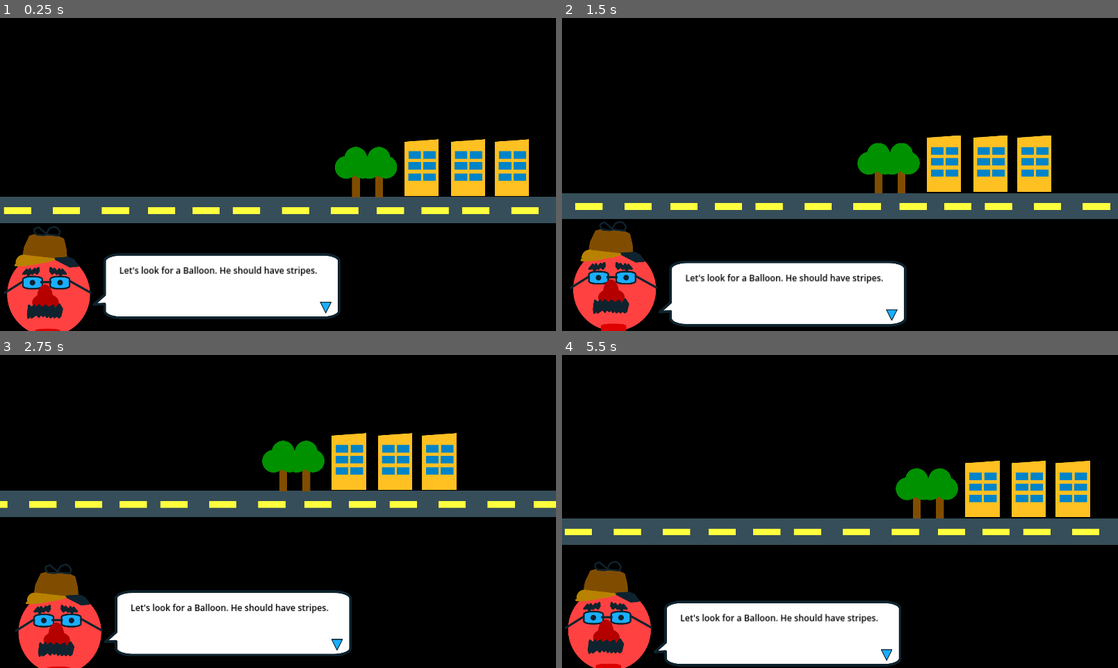
Above: before the commit, frames 1-4 (two rows, left to right).
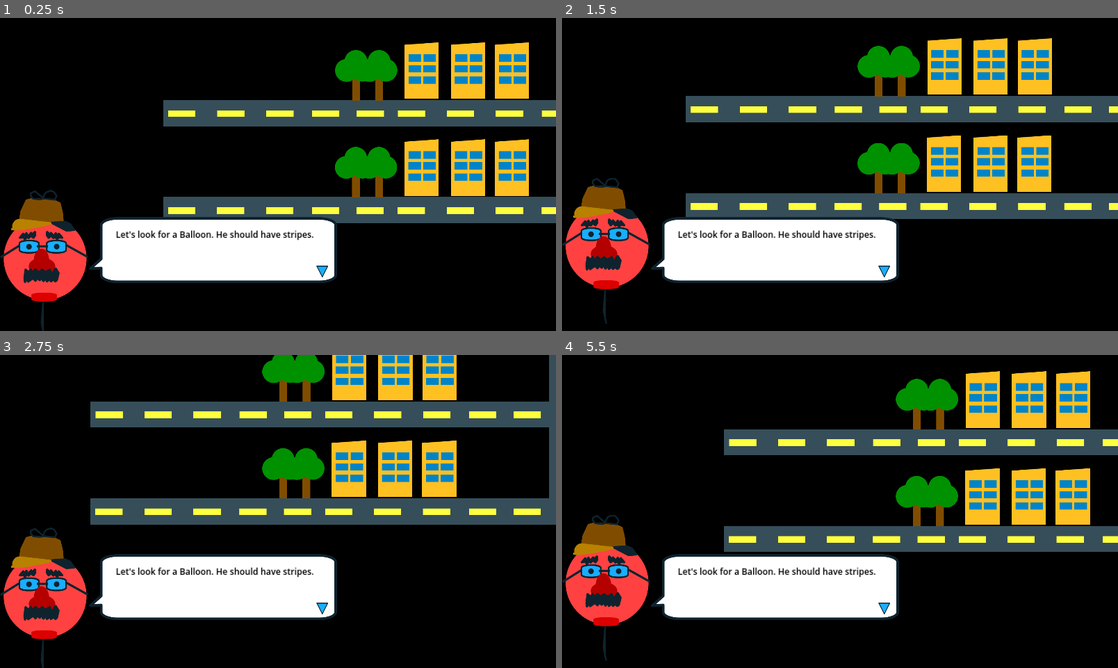
Above: after the commit, the same moments.

Repository: mathew-tran/theanajam22
Game: Godot game, scene res://Scenes/Main.tscn
Same seed, same stepped clock (60 frames per second), same inputs: the game is played once before the commit and once after it.
Inputs:
- Up to frame 1 (0.25 s): no input
- Up to frame 2 (1.5 s): hold D (move_right) 0.53-1.28 s; hold S (move_down) from 1.28 s (still down)
- Up to frame 3 (2.75 s): release S (move_down) at 2.03 s; hold D (move_right) from 2.03 s (still down)
- Up to frame 4 (5.5 s): release D (move_right) at 2.78 s; hold W (move_up) 2.78-3.53 s; hold A (move_left) 3.53-5.03 s; hold S (move_down) from 5.03 s (still down)

The runs differ from the first frame. In frame 1, 29% of the frame differs, in the area x 0-100%, y 7-100%; in frame 2, 32%; in frame 3, 38%; in frame 4, 39%, in the area x 0-100%, y 5-100%.

Commit message:
have rough draft of player controller

Diff:
--- a/Prefabs/UI/PlayerUI.tscn
+++ b/Prefabs/UI/PlayerUI.tscn
@@ -46,6 +46,8 @@
 [node name="PlayerUI" type="Control"]
 layout_mode = 3
 anchors_preset = 0
+offset_right = 1920.0
+offset_bottom = 500.0
 script = ExtResource("1_aif20")
 
 [node name="Sprite2D" type="TextureRect" parent="."]
--- a/Scenes/Main.tscn
+++ b/Scenes/Main.tscn
@@ -10,13 +10,11 @@
 
 [node name="Environment" type="Node2D" parent="."]
 
-[node name="Road" parent="Environment" instance=ExtResource("1_d763k")]
-
 [node name="Road2" parent="Environment" instance=ExtResource("1_d763k")]
-position = Vector2(224, 499)
+position = Vector2(0, 499)
 
 [node name="Road3" parent="Environment" instance=ExtResource("1_d763k")]
-position = Vector2(1016, 499)
+position = Vector2(793, 499)
 
 [node name="HouseType1" parent="Environment" instance=ExtResource("2_u734m")]
 position = Vector2(808, 352)
@@ -33,13 +31,48 @@
 [node name="TreeType2" parent="Environment" instance=ExtResource("3_u3w0x")]
 position = Vector2(264, 368)
 
+[node name="Road4" parent="Environment" instance=ExtResource("1_d763k")]
+position = Vector2(0.5, 164.5)
+
+[node name="Road5" parent="Environment" instance=ExtResource("1_d763k")]
+position = Vector2(793.5, 164.5)
+
+[node name="Road6" parent="Environment" instance=ExtResource("1_d763k")]
+position = Vector2(1232, 148)
+rotation = -1.57079
+
+[node name="HouseType4" parent="Environment" instance=ExtResource("2_u734m")]
+position = Vector2(808.5, 17.5)
+
+[node name="HouseType5" parent="Environment" instance=ExtResource("2_u734m")]
+position = Vector2(656.5, 17.5)
+
+[node name="HouseType6" parent="Environment" instance=ExtResource("2_u734m")]
+position = Vector2(496.5, 17.5)
+
+[node name="TreeType3" parent="Environment" instance=ExtResource("3_u3w0x")]
+position = Vector2(344.5, 33.5)
+
+[node name="TreeType4" parent="Environment" instance=ExtResource("3_u3w0x")]
+position = Vector2(264.5, 33.5)
+
 [node name="Player" type="Camera2D" parent="."]
+visible = false
 position = Vector2(0, 376)
 position_smoothing_enabled = true
 script = ExtResource("4_nh21q")
 
-[node name="PlayerUI" parent="Player" instance=ExtResource("1_tryda")]
-offset_left = -948.0
-offset_top = 164.0
-offset_right = -948.0
-offset_bottom = 164.0
+[node name="CanvasLayer" type="CanvasLayer" parent="."]
+
+[node name="PlayerUI" parent="CanvasLayer" instance=ExtResource("1_tryda")]
+anchors_preset = 7
+anchor_left = 0.5
+anchor_top = 1.0
+anchor_right = 0.5
+anchor_bottom = 1.0
+offset_left = -960.0
+offset_top = -500.0
+offset_right = 960.0
+offset_bottom = 0.0
+grow_horizontal = 2
+grow_vertical = 0
--- a/Scripts/Game/PlayerController.gd
+++ b/Scripts/Game/PlayerController.gd
@@ -4,22 +4,30 @@
 var VerticalSpeed = 200
 
 var VerticalRestraints = {
-	"MIN" : 376,
-	"MAX" : 800
+	"MIN" : -3000,
+	"MAX" : 500
 }
 
 var HorizontalRestraints = {
-	"MIN" : 376,
-	"MAX" : 800
+	"MIN" : 0,
+	"MAX" : 3000
 }
 
 func _process(delta):
 	if Input.is_action_pressed("move_left"):
 		global_position.x -= HorizontalSpeed * delta
+		if global_position.x <= HorizontalRestraints["MIN"]:
+			global_position.x = HorizontalRestraints["MIN"]
 	if Input.is_action_pressed("move_right"):
 		global_position.x += HorizontalSpeed * delta
+		if global_position.x > HorizontalRestraints["MAX"]:
+			global_position.x = HorizontalRestraints["MAX"]
 
 	if Input.is_action_pressed("move_up"):
 		global_position.y -= VerticalSpeed * delta
+		if global_position.y <= VerticalRestraints["MIN"]:
+			global_position.y = VerticalRestraints["MIN"]
 	if Input.is_action_pressed("move_down"):
 		global_position.y += VerticalSpeed * delta
+		if global_position.y > VerticalRestraints["MAX"]:
+			global_position.y = VerticalRestraints["MAX"]
